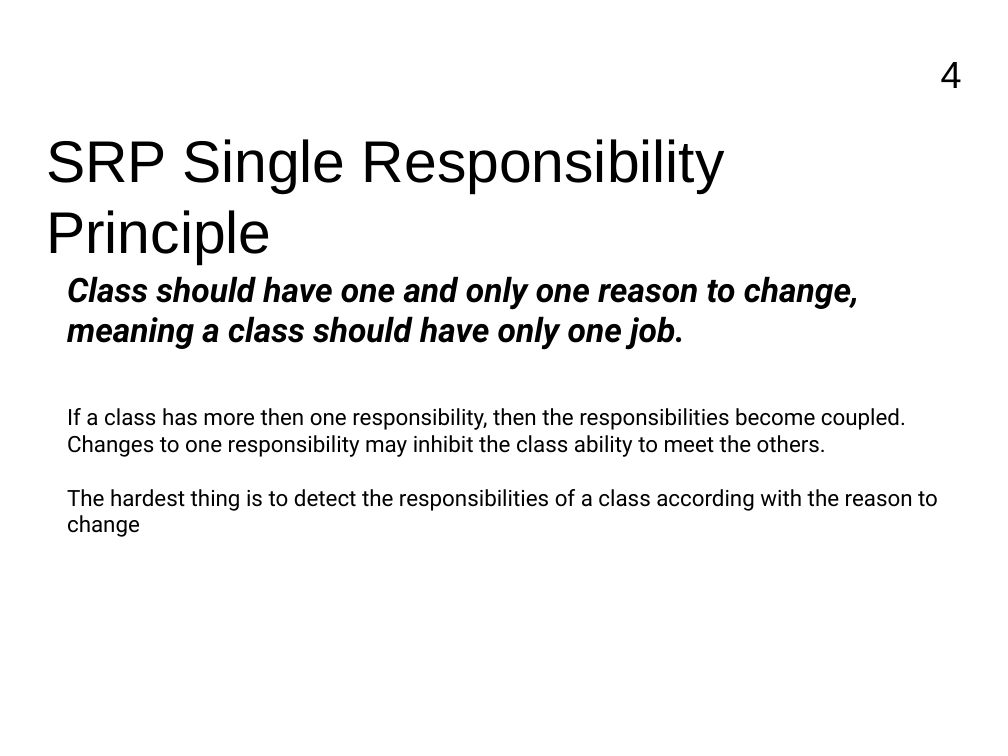
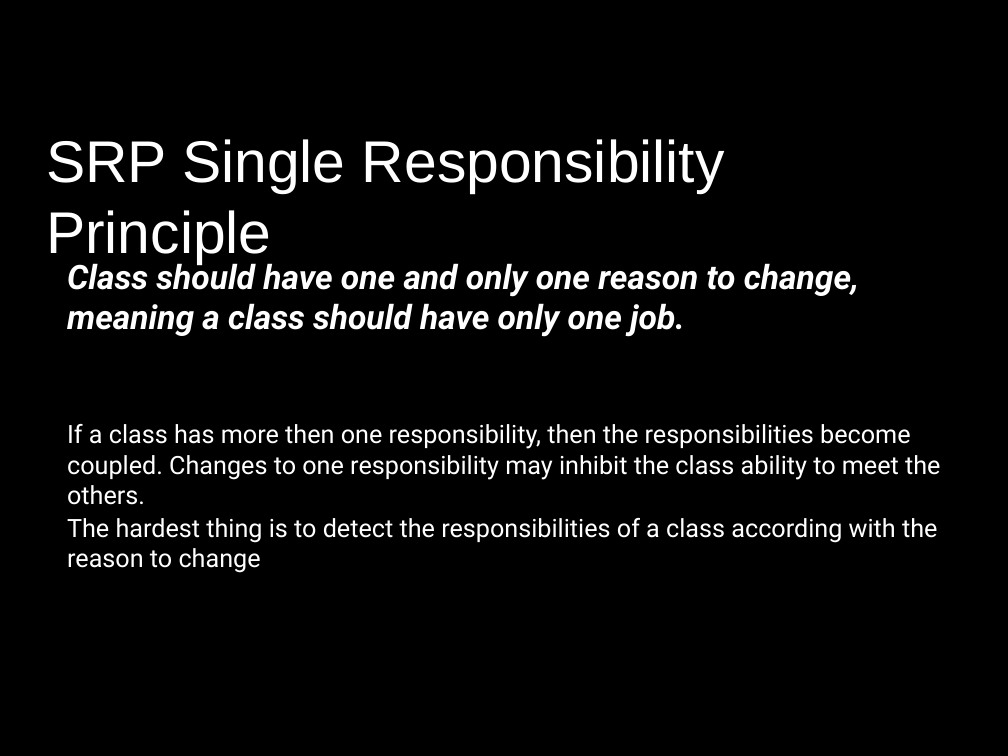
Before and after one commit to FrancoMelandri/SOLID, a slide deck: slide 4 of docs/solid.pptx. Drawn at 1008x756 pixels with LibreOffice and Linux fonts; fonts in the diff are those of the drawing. Boxes give left, top, right and bottom in pixels: in the first picture for what was removed or moved away, otherwise in the second. Text is boxed around its words. In the diff, an @@ line names an element or a change of style, - is before the commit and + after.

```diff
--- a/docs/solid.pptx
+++ b/docs/solid.pptx
@@ background #FFFFFF to #000000 @@
@@ page number removed at bbox=[941, 62, 962, 88] @@
-4
@@ text "SRP Single Responsibility Principle" at bbox=[46, 139, 725, 264]: text colour #000000 to #FFFFFF @@
@@ text "Class should have one and ..." at bbox=[67, 258, 859, 337]: text colour #000000 to #FFFFFF @@
@@ text "Class should have one and ...": place and size @@
-text "Class should have one and ..." at bbox=[67, 276, 938, 537]
+text "Class should have one and ..." at bbox=[67, 258, 859, 337]
@@ text at bbox=[67, 408, 938, 537]: paragraphs removed @@
-If a class has more then one responsibility, then the responsibilities become coupled. Changes to one responsibility may inhibit the class ability to meet the others.
-The hardest thing is to detect the responsibilities of a class according with the reason to change
@@ text added at bbox=[67, 424, 940, 480], 18 pt, text #FFFFFF @@
+If a class has more then one responsibility, then the responsibilities become coupled. Changes to one responsibility may inhibit the class ability to meet the others.
@@ text added at bbox=[67, 518, 937, 573], 18 pt, text #FFFFFF @@
+The hardest thing is to detect the responsibilities of a class according with the reason to change
```
Also in this commit, not shown: 52 other slides changed.
